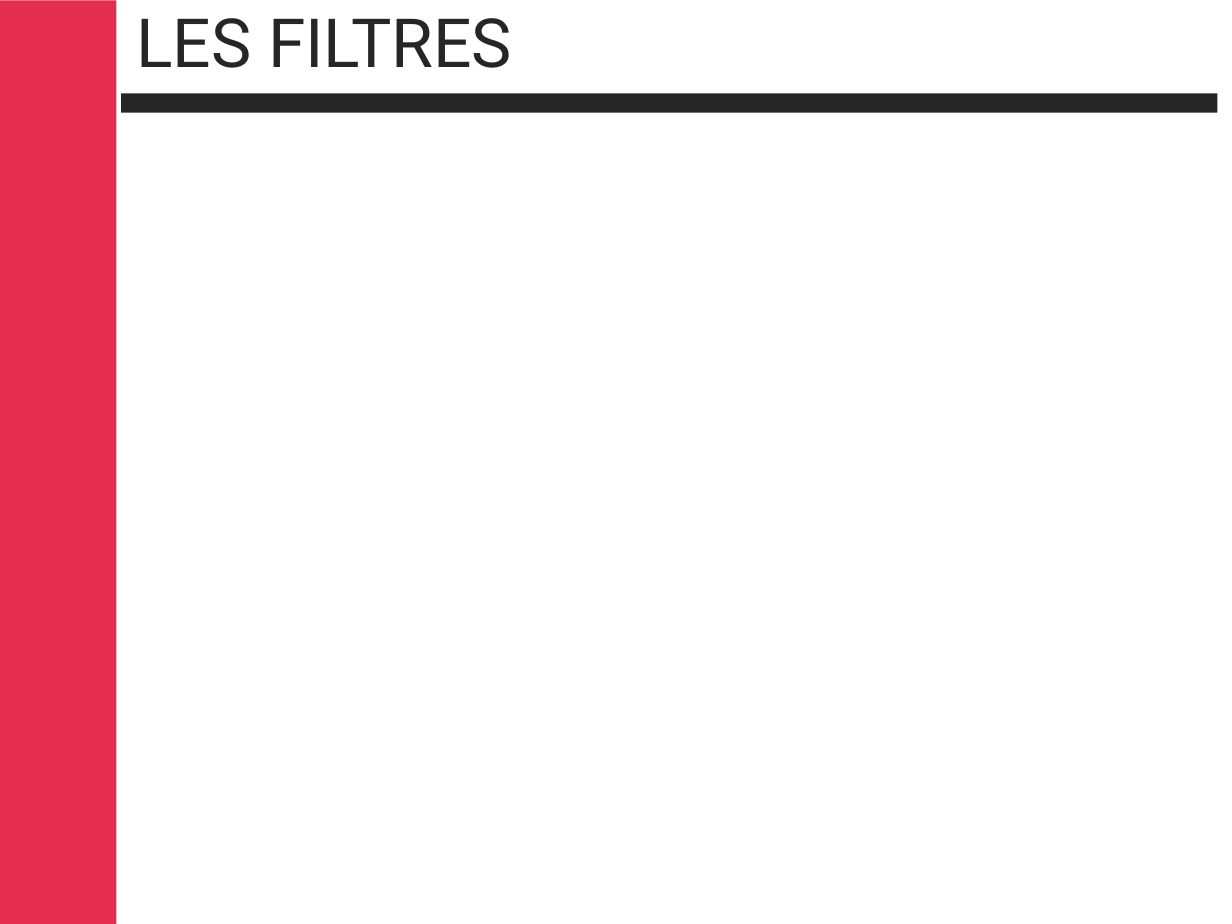
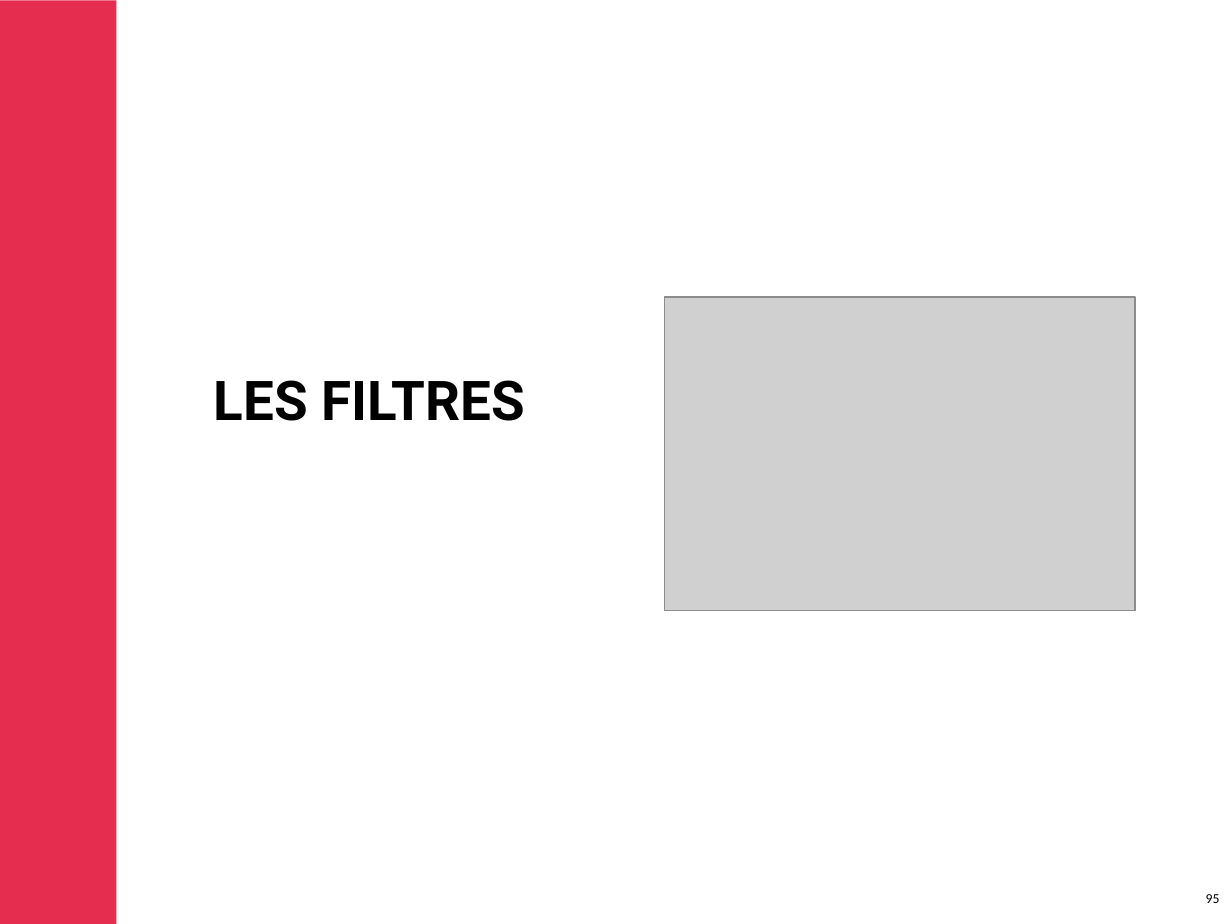
Before and after one commit to cbalit/handson-angular, a slide deck: slide 95 of Angular.pptx (slide 54 before the commit). Drawn at 1232x924 pixels with LibreOffice and Linux fonts; fonts in the diff are those of the drawing; grey boxes stand for pictures; background and template pictures are left out. Boxes give left, top, right and bottom in pixels: in the first picture for what was removed or moved away, otherwise in the second. Text is boxed around its words. In the diff, an @@ line names an element or a change of style, - is before the commit and + after.

```diff
--- a/Angular.pptx
+++ b/Angular.pptx
@@ rectangle removed at (x1=121, y1=94, x2=1217, y2=113) @@
@@ picture added at (x1=664, y1=297, x2=1135, y2=610) @@
@@ title "LES FILTRES" moved from (x1=136, y1=18, x2=512, y2=68) to (x1=214, y1=380, x2=524, y2=421) @@
@@ title "LES FILTRES" at (x1=214, y1=380, x2=524, y2=421): size 39.6 to 32 pt, text colour #262626 to #000000, bold on @@
@@ page number added at (x1=1206, y1=894, x2=1220, y2=903), 8 pt, text #000000 @@
+95
```
Also in this commit, not shown: 23 other slides changed, 57 slides added, 14 slides removed.
